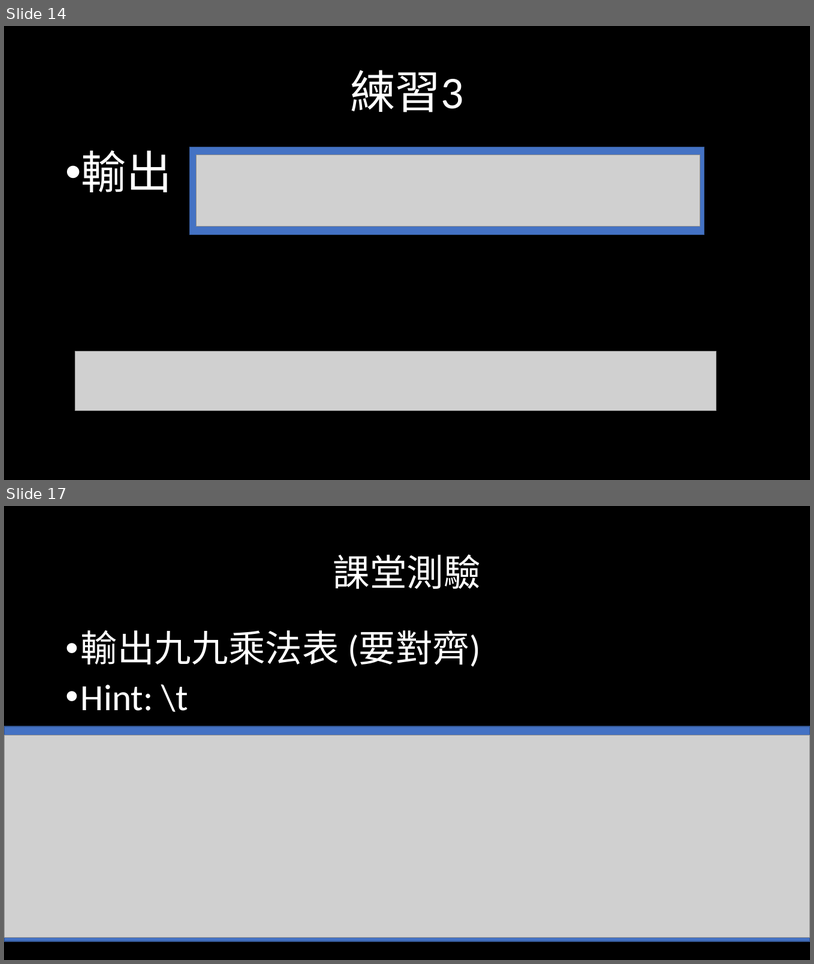
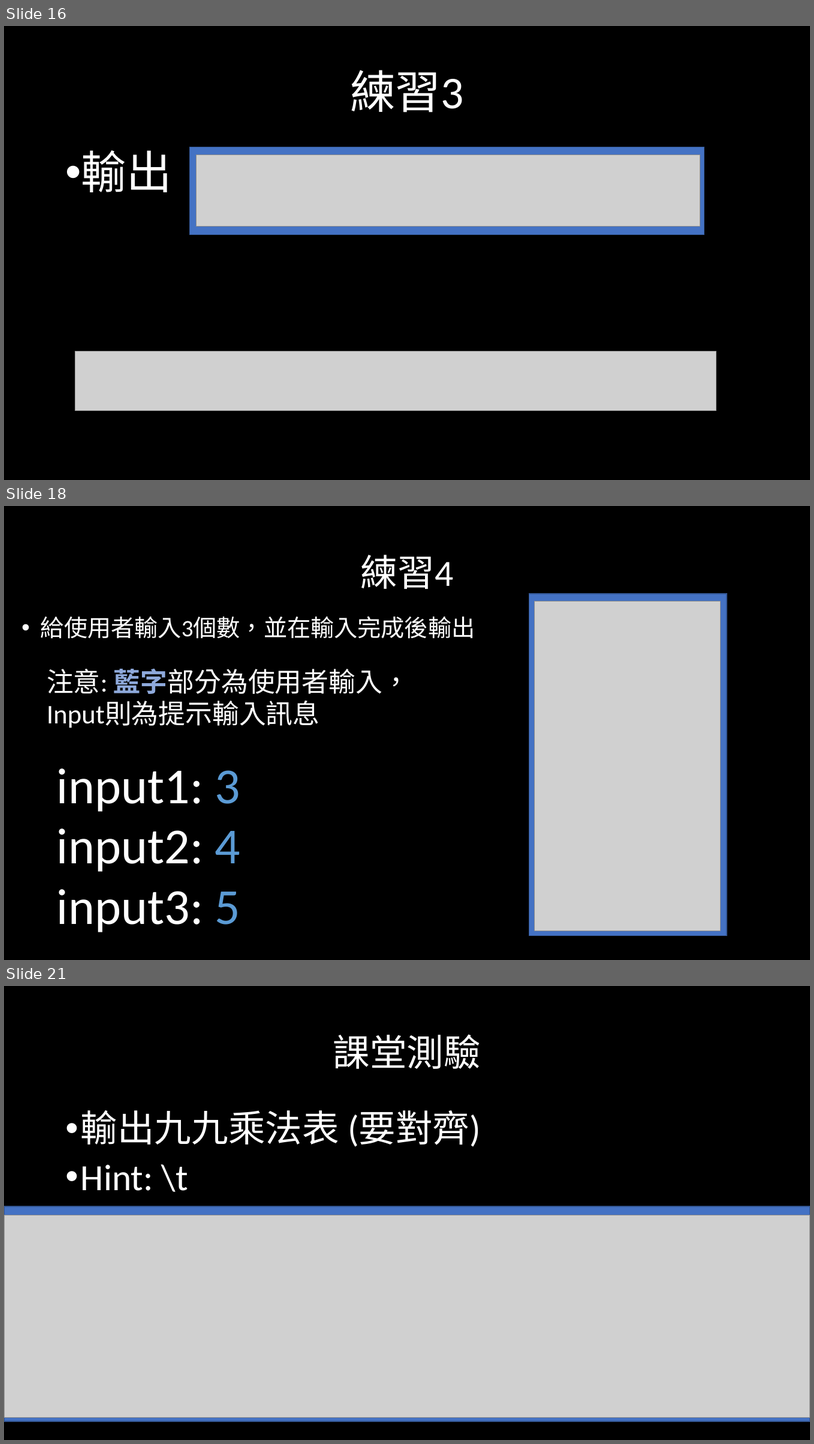
Before and after one commit to weermark/class, a slide deck: practical class/class_ppt/程一實習0303.pptx. Shown one above the other, each under a label of ours: slides 14 and 17 before the commit, slides 16, 18 and 21 after it; the slides between them are not shown. The pictures are 814x964 and 814x1444 pixels, drawn with LibreOffice and Linux fonts; fonts in the diff are those of the drawing; grey boxes stand for pictures. Boxes give left, top, right and bottom in pixels: in the first picture for what was removed or moved away, otherwise in the second. Text is boxed around its words. In the diff, an @@ line names an element or a change of style, - is before the commit and + after.

```diff
--- a/practical class/class_ppt/程一實習0303.pptx
+++ b/practical class/class_ppt/程一實習0303.pptx
@@ slide 18 added at [4,506,810,960], background #000000 @@
@@ title added at [361,555,453,589], 44 pt, text #FFFFFF @@
+練習4
@@ rectangle added at [529,594,727,936], fill #4472C4, outline #325491 1 pt @@
@@ picture added at [535,601,721,931] @@
@@ text added at [41,616,475,639], 28 pt, text #FFFFFF @@
+• 給使用者輸入3個數，並在輸入完成後輸出
@@ text added at [47,668,410,728], 32 pt, text #FFFFFF @@
+注意: 藍字部分為使用者輸入，
+Input則為提示輸入訊息
@@ text added at [57,768,241,932], 60 pt, text #FFFFFF @@
+input1: 3
+input2: 4
+input3: 5
@@ what was slide 14 is now slide 16 @@
@@ what was slide 17 is now slide 21 @@
```
Also in this commit, not shown: 1 slide changed, 4 other slides added, 1 slide removed, 2 other files.
